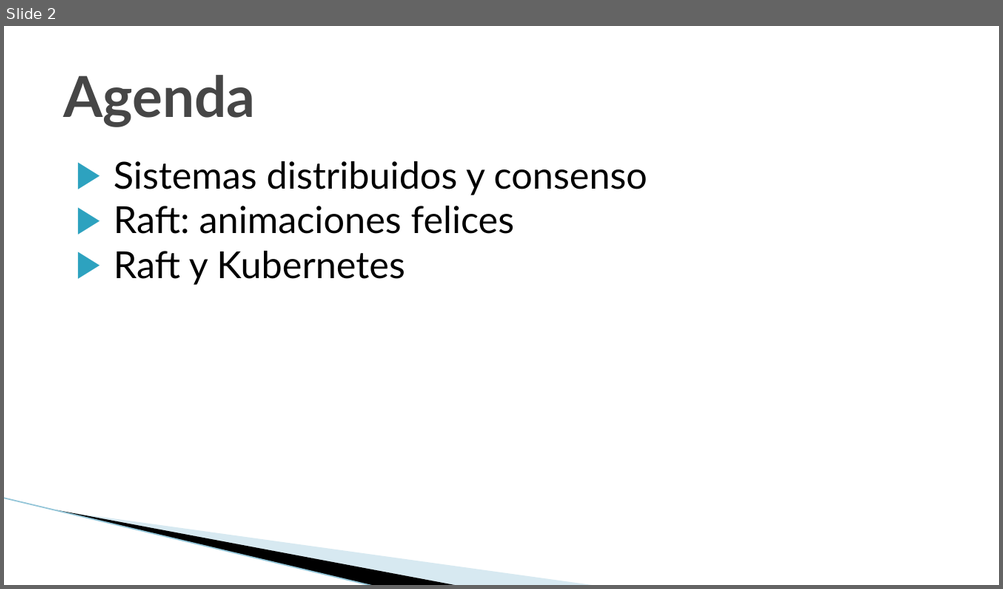
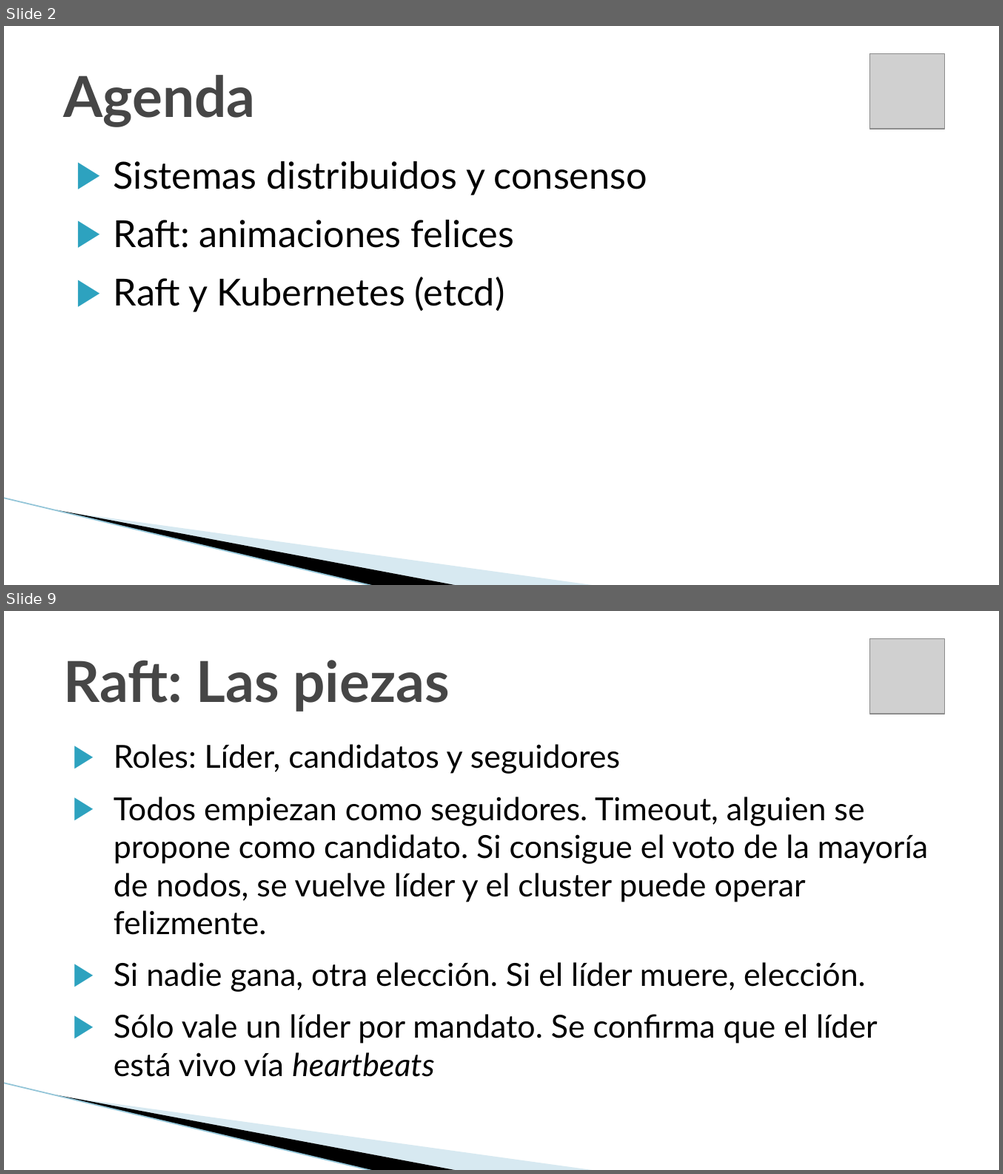
Before and after one commit to jbarbosat/mis-desmadres, a slide deck: presentaciones/cloud_native_mexico/raft_introduccion.odp. Shown one above the other, each under a label of ours: slide 2 before the commit, slides 2 and 9 after it; the slides between them are not shown. The pictures are 1003x589 and 1003x1174 pixels, drawn with LibreOffice and Linux fonts; fonts in the diff are those of the drawing; grey boxes stand for pictures; background and template pictures are left out. Boxes give left, top, right and bottom in pixels: in the first picture for what was removed or moved away, otherwise in the second. Text is boxed around its words. In the diff, an @@ line names an element or a change of style, - is before the commit and + after.

```diff
--- a/presentaciones/cloud_native_mexico/raft_introduccion.odp
+++ b/presentaciones/cloud_native_mexico/raft_introduccion.odp
@@ slide 9 added at <box>4,611,999,1170</box>, background #FFFFFF; not listed: 3 template elements that a slide beside it also shows @@
@@ picture added at <box>869,639,944,713</box> @@
@@ title added at <box>64,660,449,712</box>, 41 pt, text #464646, bold @@
+Raft: Las piezas
@@ text added at <box>114,744,928,1077</box>, 23 pt, text #000000 @@
+▶ Roles: Líder, candidatos y seguidores
+▶ Todos empiezan como seguidores. Timeout, alguien se propone como candidato. Si consigue el voto de la mayoría de nodos, se vuelve líder y el cluster puede operar felizmente.
+▶ Si nadie gana, otra elección. Si el líder muere, elección.
+▶ Sólo vale un líder por mandato. Se confirma que el líder está vivo vía heartbeats
@@ slide 2 changed as well @@
@@ picture added at <box>869,54,944,128</box> @@
@@ text at <box>114,220,514,248</box>: more space between paragraphs @@
@@ text at <box>114,277,505,312</box>: text changed @@
-▶ Raft y Kubernetes
+▶ Raft y Kubernetes (etcd)
```
Also in this commit, not shown: 2 other slides changed, 14 other slides added, 1 other file.
